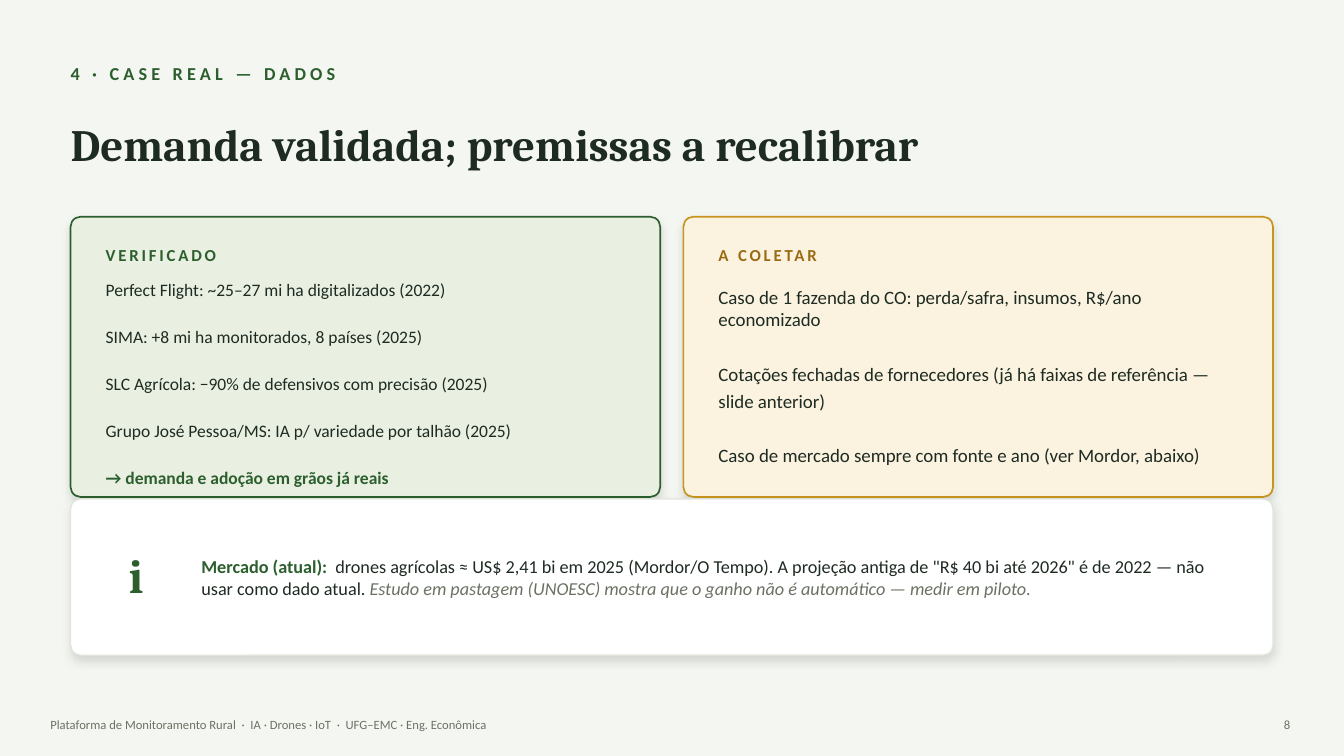
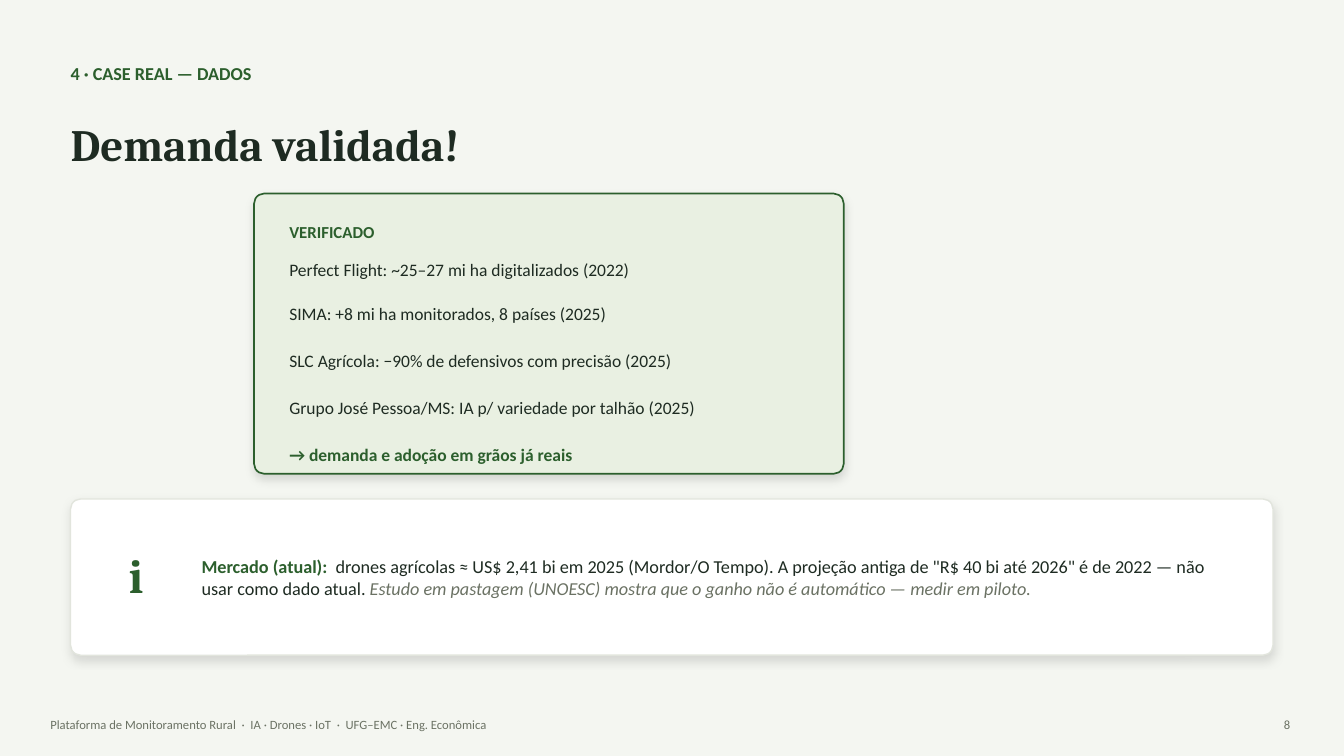
Before and after one commit to higorfs295/eng_eco, a slide deck: slide 8 of docs/apresentação/apresentacao_pitch.pptx. Drawn at 1344x756 pixels with LibreOffice and Linux fonts; fonts in the diff are those of the drawing. Boxes give left, top, right and bottom in pixels: in the first picture for what was removed or moved away, otherwise in the second. Text is boxed around its words. In the diff, an @@ line names an element or a change of style, - is before the commit and + after.

Commit message:
update pos_pitch

```diff
--- a/docs/apresentação/apresentacao_pitch.pptx
+++ b/docs/apresentação/apresentacao_pitch.pptx
@@ text "4 · CASE REAL — ..." at bbox=[71, 68, 251, 80]: letter spacing 3 to 0 pt @@
@@ text at bbox=[71, 130, 460, 162]: text changed @@
-Demanda validada; premissas a recalibrar
+Demanda validada!
@@ 2 texts, 1 rounded rectangle: place and size @@
-2 texts, 1 rounded rectangle at bbox=[71, 217, 660, 497]
+2 texts, 1 rounded rectangle at bbox=[254, 194, 844, 474]
@@ text "VERIFICADO" at bbox=[289, 227, 374, 238]: letter spacing 2 to 0 pt @@
@@ rounded rectangle removed at bbox=[684, 217, 1273, 497] @@
@@ text removed at bbox=[718, 250, 728, 261] @@
-A COLETAR
@@ text removed at bbox=[718, 291, 1200, 465] @@
-Caso de 1 fazenda do CO: perda/safra, insumos, R$/ano economizado
-Cotações fechadas de fornecedores (já há faixas de referência — slide anterior)
-Caso de mercado sempre com fonte e ano (ver Mordor, abaixo)
```
Also in this commit, not shown: 8 other slides changed, 1 slide added, 4 other files.
